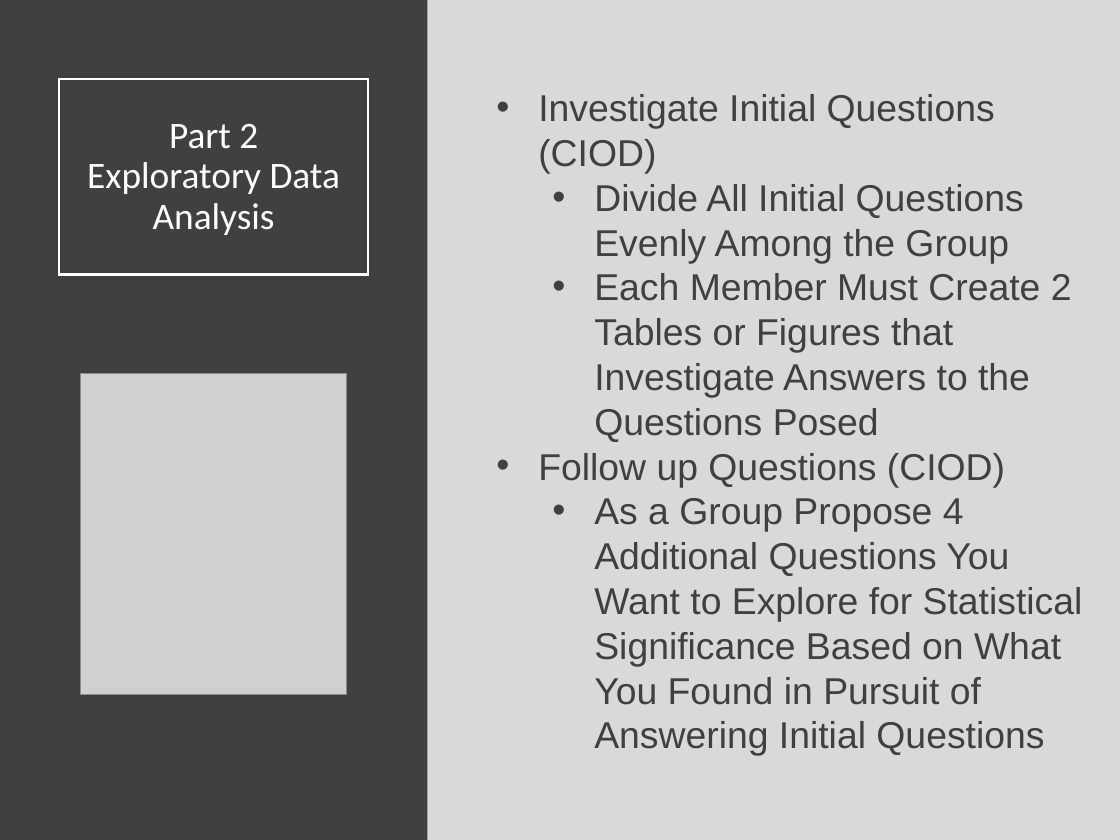
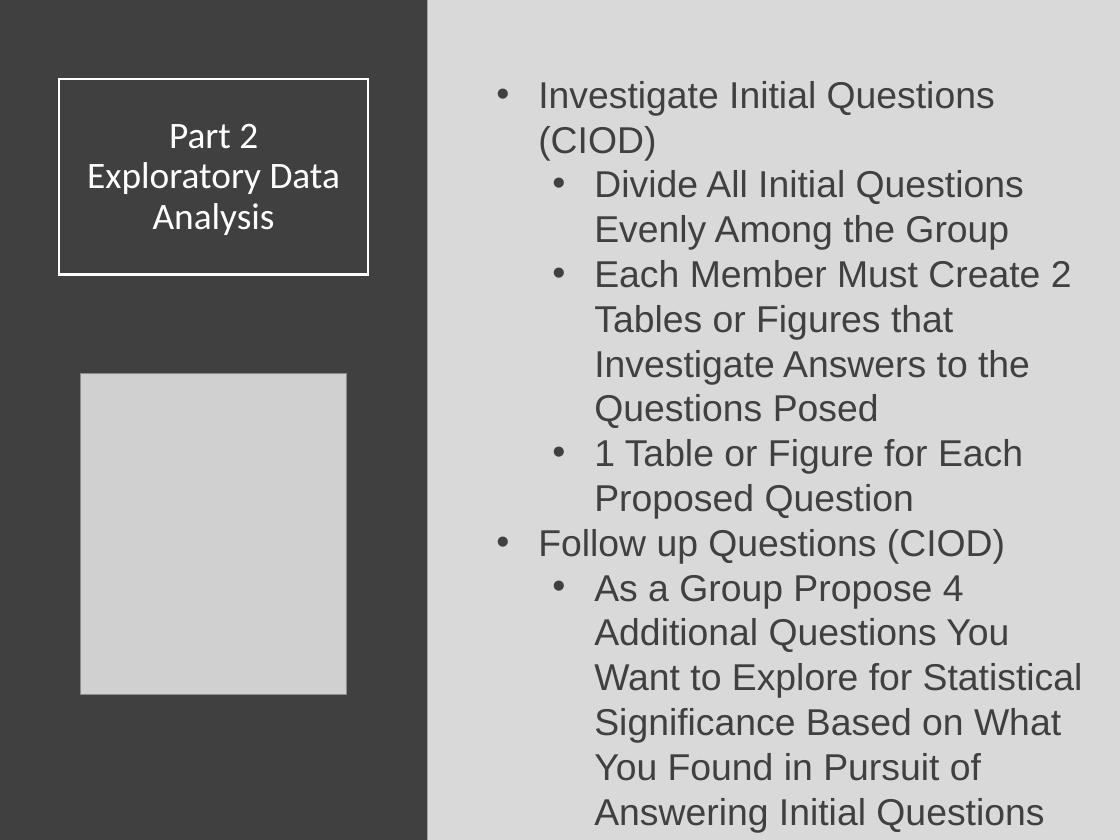
Before and after one commit to Yixf-Self/STOR320_WEBSITE, a slide deck: slide 12 of Lecture/Lecture 10/Lecture 10.pptx. Drawn at 1120x840 pixels with LibreOffice and Linux fonts; fonts in the diff are those of the drawing; grey boxes stand for pictures. Boxes give left, top, right and bottom in pixels: in the first picture for what was removed or moved away, otherwise in the second. Text is boxed around its words. In the diff, an @@ line names an element or a change of style, - is before the commit and + after.

```diff
--- a/Lecture/Lecture 10/Lecture 10.pptx
+++ b/Lecture/Lecture 10/Lecture 10.pptx
@@ text "Investigate Initial Questions (CIOD)": place and size @@
-text "Investigate Initial Questions (CIOD)" at [538,94,1083,756]
+text "Investigate Initial Questions (CIOD)" at [538,81,1083,832]
@@ text at [594,439,1023,519]: paragraph added @@
+  • 1 Table or Figure for Each Proposed Question
```
Also in this commit, not shown: 9 other files.
